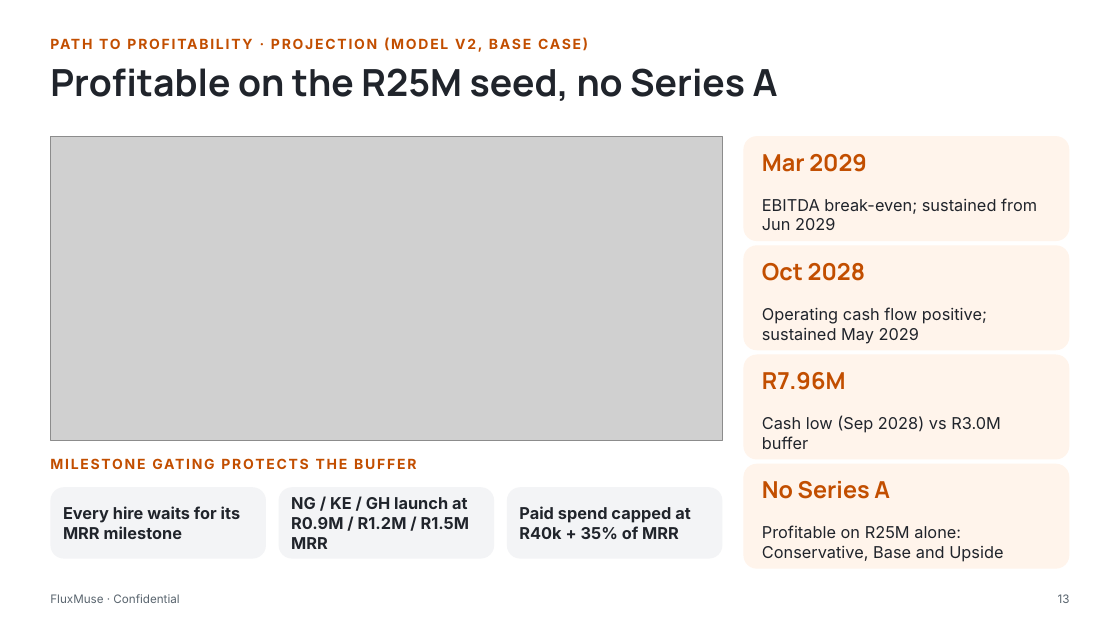
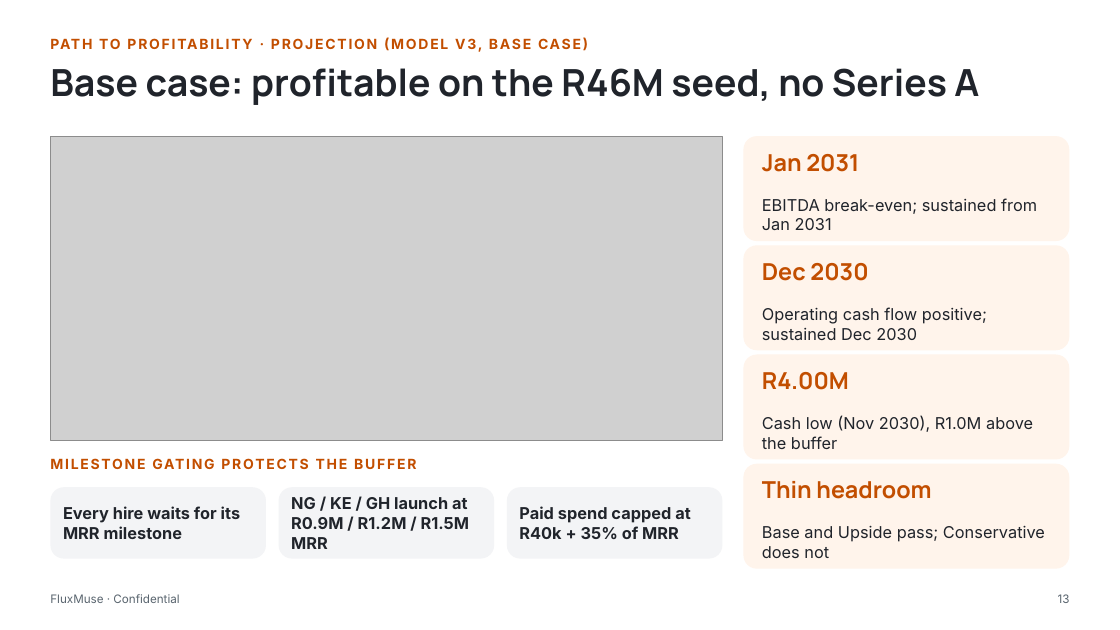
Before and after one commit to embizo/fluxmuse, a slide deck: slide 13 of docs/go-to-market/04_Investor_Pitch_Deck/FluxMuse_Investor_Pitch_Deck.pptx. Drawn at 1120x630 pixels with LibreOffice and Linux fonts; fonts in the diff are those of the drawing; grey boxes stand for pictures. Boxes give left, top, right and bottom in pixels: in the first picture for what was removed or moved away, otherwise in the second. Text is boxed around its words. In the diff, an @@ line names an element or a change of style, - is before the commit and + after.

```diff
--- a/docs/go-to-market/04_Investor_Pitch_Deck/FluxMuse_Investor_Pitch_Deck.pptx
+++ b/docs/go-to-market/04_Investor_Pitch_Deck/FluxMuse_Investor_Pitch_Deck.pptx
@@ text at <box>50,68,979,105</box>: text changed @@
-Profitable on the R25M seed, no Series A
+Base case: profitable on the R46M seed, no Series A
@@ text at <box>762,154,859,172</box>: text changed @@
-Mar 2029
+Jan 2031
@@ text at <box>762,198,1037,230</box>: text changed @@
-EBITDA break-even; sustained from Jun 2029
+EBITDA break-even; sustained from Jan 2031
@@ text at <box>762,263,868,281</box>: text changed @@
-Oct 2028
+Dec 2030
@@ text at <box>762,307,987,340</box>: text changed @@
-Operating cash flow positive; sustained May 2029
+Operating cash flow positive; sustained Dec 2030
@@ text at <box>762,372,849,390</box>: text changed @@
-R7.96M
+R4.00M
@@ text at <box>762,416,1033,449</box>: text changed @@
-Cash low (Sep 2028) vs R3.0M buffer
+Cash low (Nov 2030), R1.0M above the buffer
@@ text at <box>762,481,931,499</box>: text changed @@
-No Series A
+Thin headroom
@@ text at <box>762,525,1045,558</box>: text changed @@
-Profitable on R25M alone: Conservative, Base and Upside
+Base and Upside pass; Conservative does not
```
Also in this commit, not shown: 29 other slides changed, 15 other files.
